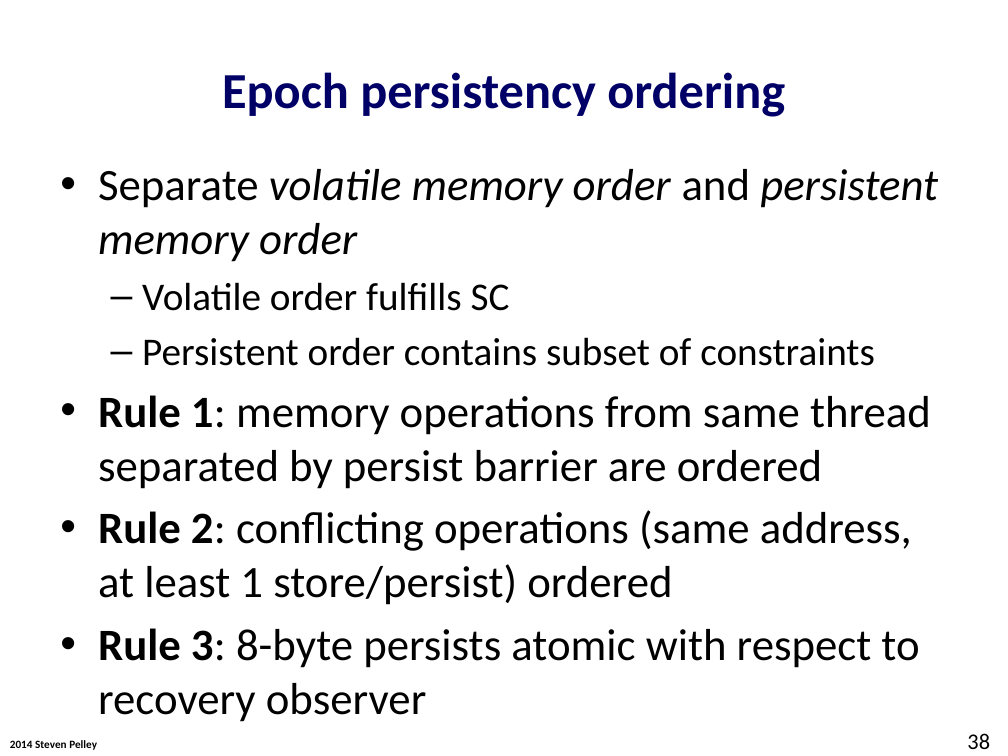
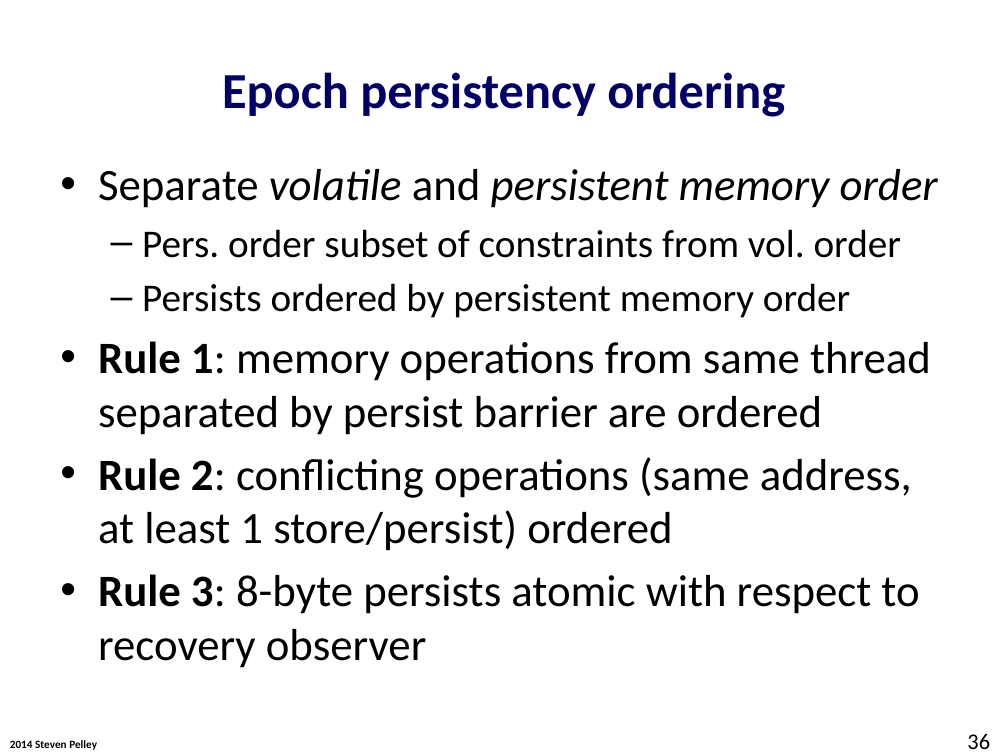
Before and after one commit to Abulila/dissertation, a slide deck: slide 36 of proposal/defense.pptx (slide 38 before the commit). Drawn at 1008x756 pixels with LibreOffice and Linux fonts; fonts in the diff are those of the drawing; background and template pictures are left out. Boxes give left, top, right and bottom in pixels: in the first picture for what was removed or moved away, otherwise in the second. Text is boxed around its words. In the diff, an @@ line names an element or a change of style, - is before the commit and + after.

```diff
--- a/proposal/defense.pptx
+++ b/proposal/defense.pptx
@@ text at bbox=[98, 169, 938, 318]: text changed @@
-• Separate volatile memory order and persistent memory order
-  – Volatile order fulfills SC
-  – Persistent order contains subset of constraints
+• Separate volatile and persistent memory order
+  – Pers. order subset of constraints from vol. order
+  – Persists ordered by persistent memory order
@@ page number at bbox=[967, 734, 990, 749]: text changed @@
-38
+36
```
Also in this commit, not shown: 9 other slides changed, 2 slides added.
